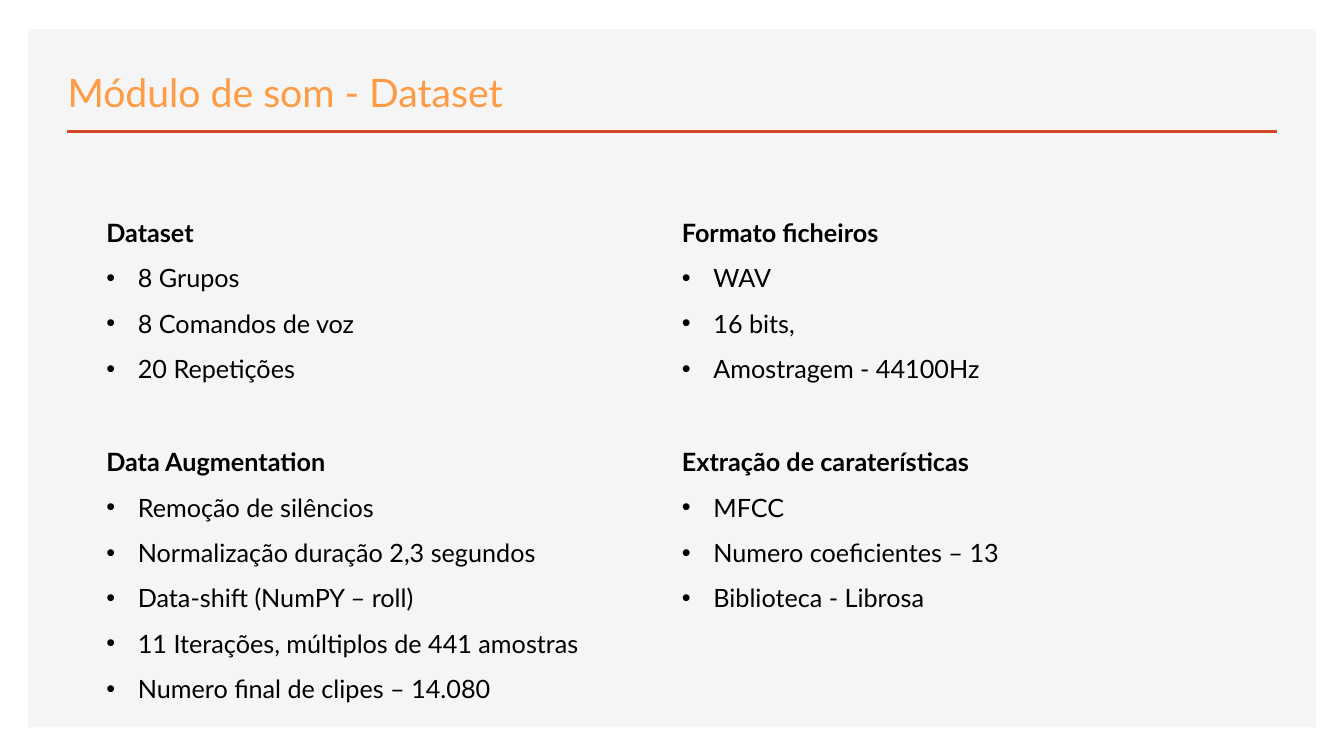
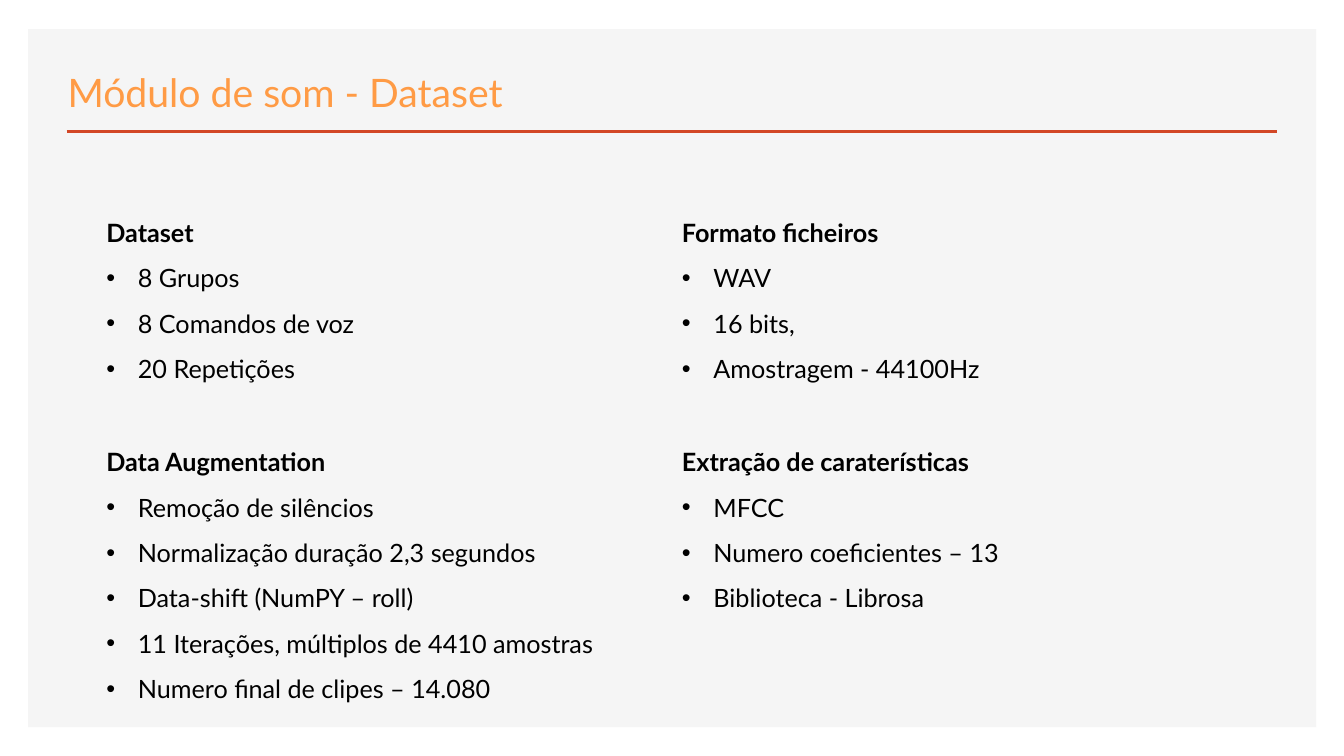
Before and after one commit to Icrum/MEEC_1920_LI2_G1, a slide deck: slide 6 of ApresentacaoLI2_G1.pptx. Drawn at 1344x756 pixels with LibreOffice and Linux fonts; fonts in the diff are those of the drawing. Boxes give left, top, right and bottom in pixels: in the first picture for what was removed or moved away, otherwise in the second. Text is boxed around its words. In the diff, an @@ line names an element or a change of style, - is before the commit and + after.

```diff
--- a/ApresentacaoLI2_G1.pptx
+++ b/ApresentacaoLI2_G1.pptx
@@ text at (138, 634, 593, 657): text changed @@
-• 11 Iterações, múltiplos de 441 amostras
+• 11 Iterações, múltiplos de 4410 amostras
```
Also in this commit, not shown: 2 other slides changed, 3 other files.
